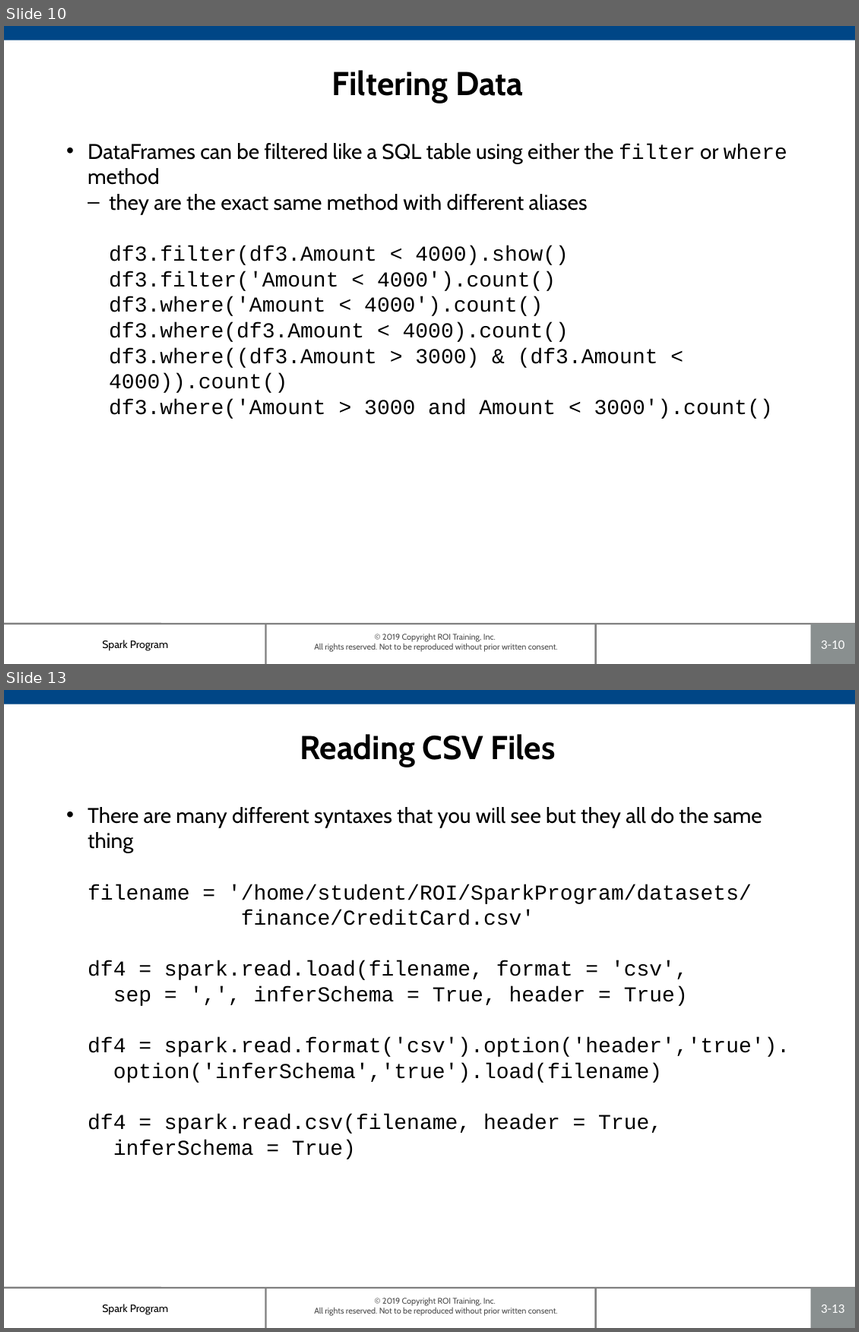
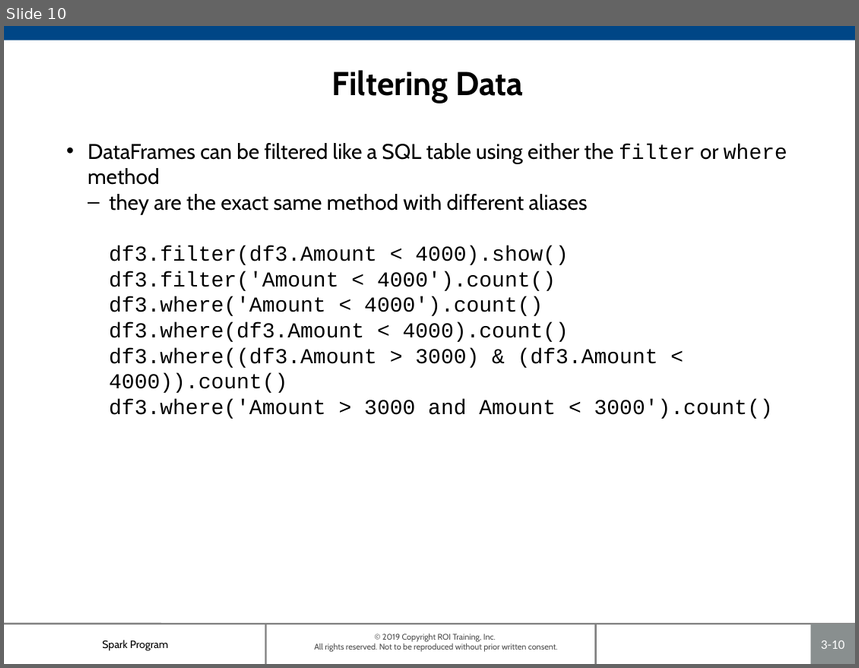
Before and after one commit to roitraining/SparkProgram, a slide deck: Day2/Ch03_DataFrames.pptx. Shown one above the other, each under a label of ours: slides 10 and 13 before the commit, slide 10 after it; the slides between them are not shown. The pictures are 859x1332 and 859x668 pixels, drawn with LibreOffice and Linux fonts; fonts in the diff are those of the drawing; background and template pictures are left out. Boxes give left, top, right and bottom in pixels: in the first picture for what was removed or moved away, otherwise in the second. Text is boxed around its words. In the diff, an @@ line names an element or a change of style, - is before the commit and + after.

```diff
--- a/Day2/Ch03_DataFrames.pptx
+++ b/Day2/Ch03_DataFrames.pptx
@@ slide 13 removed at (4,690,855,1328), background #FFFFFF; not listed: 7 template elements that a slide beside it also shows @@
@@ title removed at (300,734,556,767) @@
-Reading CSV Files
@@ text removed at (88,807,790,1160) @@
-• There are many different syntaxes that you will see but they all do the same thing
-  filename = '/home/student/ROI/SparkProgram/datasets/
-  finance/CreditCard.csv'
-  df4 = spark.read.load(filename, format = 'csv',
-  sep = ',', inferSchema = True, header = True)
-  df4 = spark.read.format('csv').option('header','true').
-  option('inferSchema','true').load(filename)
-  df4 = spark.read.csv(filename, header = True,
-  inferSchema = True)
```
Also in this commit, not shown: 2 slides changed, 7 slides added.
